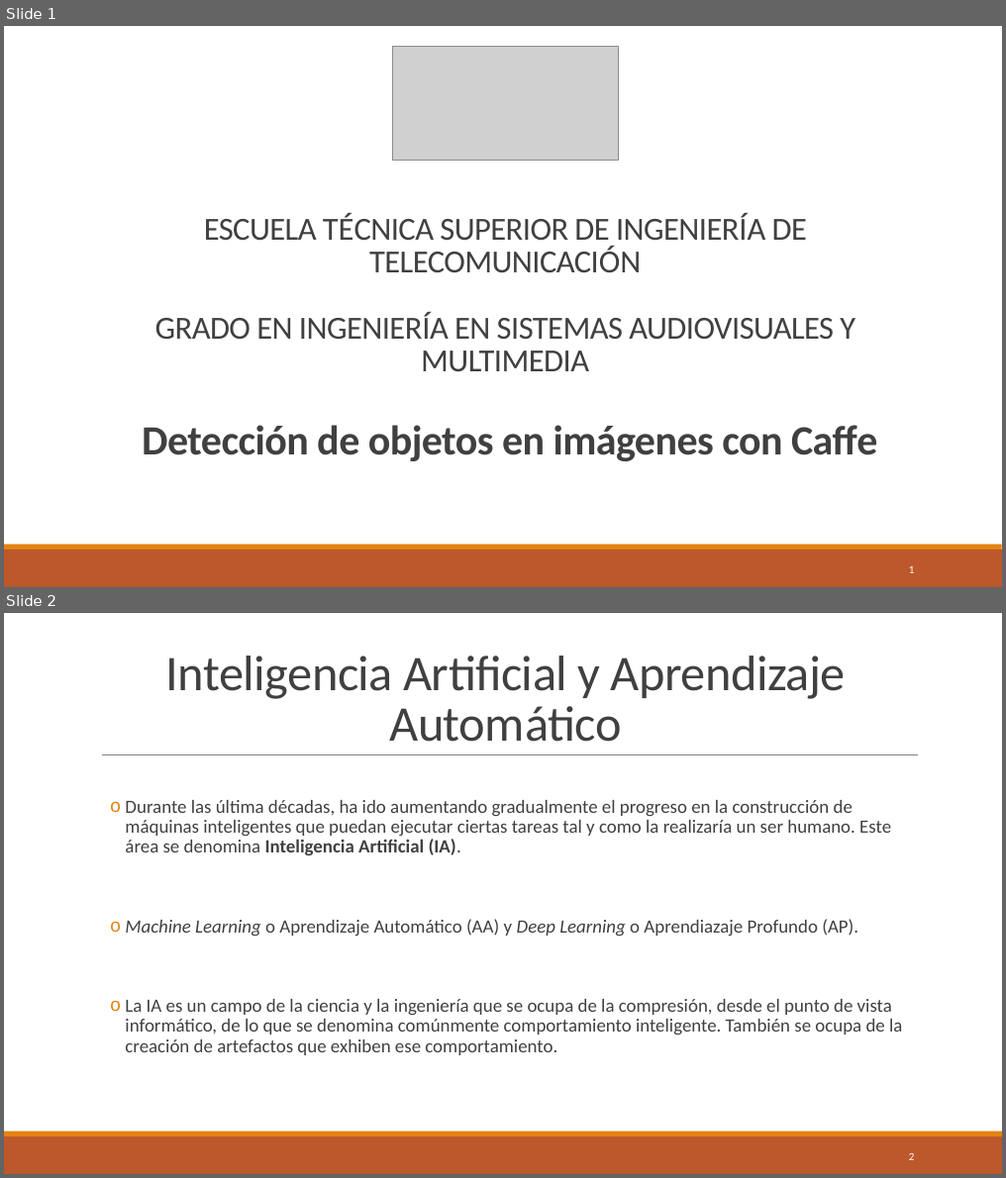
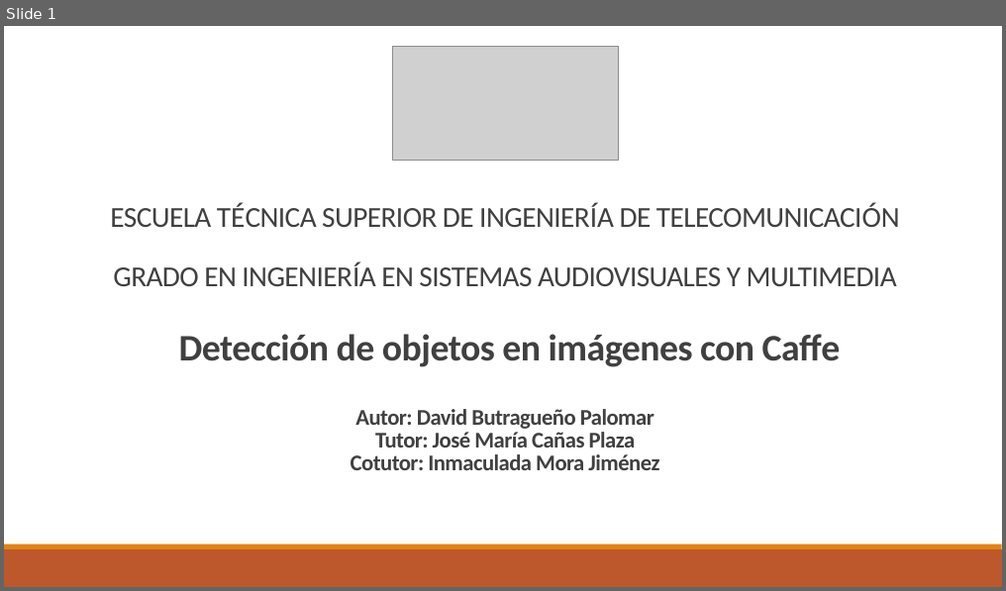
Before and after one commit to RoboticsLabURJC/2016-tfg-David-Butragueno, a slide deck: ExposicionTFG.pptx. Shown one above the other, each under a label of ours: slides 1 and 2 before the commit, slide 1 after it. The pictures are 1006x1178 and 1006x591 pixels, drawn with LibreOffice and Linux fonts; fonts in the diff are those of the drawing; grey boxes stand for pictures. Boxes give left, top, right and bottom in pixels: in the first picture for what was removed or moved away, otherwise in the second. Text is boxed around its words. In the diff, an @@ line names an element or a change of style, - is before the commit and + after.

```diff
--- a/ExposicionTFG.pptx
+++ b/ExposicionTFG.pptx
@@ slide 2 removed at [4,613,1002,1174], background #FFFFFF; not listed: 2 template elements that a slide beside it also shows @@
@@ title removed at [166,656,846,742] @@
-Inteligencia Artificial y Aprendizaje Automático
@@ line removed from (102, 756) to (918, 756) @@
@@ text removed at [125,800,902,1056] @@
-  o Durante las última décadas, ha ido aumentando gradualmente el progreso en la construcción de máquinas inteligentes que puedan ejecutar ciertas tareas tal y como la realizaría un ser humano. Este área se denomina Inteligencia Artificial (IA).
-  o Machine Learning o Aprendizaje Automático (AA) y Deep Learning o Aprendiazaje Profundo (AP).
-  o La IA es un campo de la ciencia y la ingeniería que se ocupa de la compresión, desde el punto de vista informático, de lo que se denomina comúnmente comportamiento inteligente. También se ocupa de la creación de artefactos que exhiben ese comportamiento.
@@ page number removed at [909,1154,915,1160] @@
-2
@@ slide 1 changed as well @@
@@ title at [110,203,900,471]: text changed; size 31 to 27.9 pt; bold on @@
-ESCUELA TÉCNICA SUPERIOR DE INGENIERÍA DE TELECOMUNICACIÓN
-GRADO EN INGENIERÍA EN SISTEMAS AUDIOVISUALES Y MULTIMEDIA
-Detección de objetos en imágenes con Caffe
+ESCUELA TÉCNICA SUPERIOR DE INGENIERÍA DE TELECOMUNICACIÓN
+GRADO EN INGENIERÍA EN SISTEMAS AUDIOVISUALES Y MULTIMEDIA
+Detección de objetos en imágenes con Caffe
+Autor: David Butragueño Palomar
+Tutor: José María Cañas Plaza
+Cotutor: Inmaculada Mora Jiménez
@@ page number removed at [909,567,915,573] @@
-1
```
Also in this commit, not shown: 11 other slides changed, 13 slides added, 3 other slides removed.
